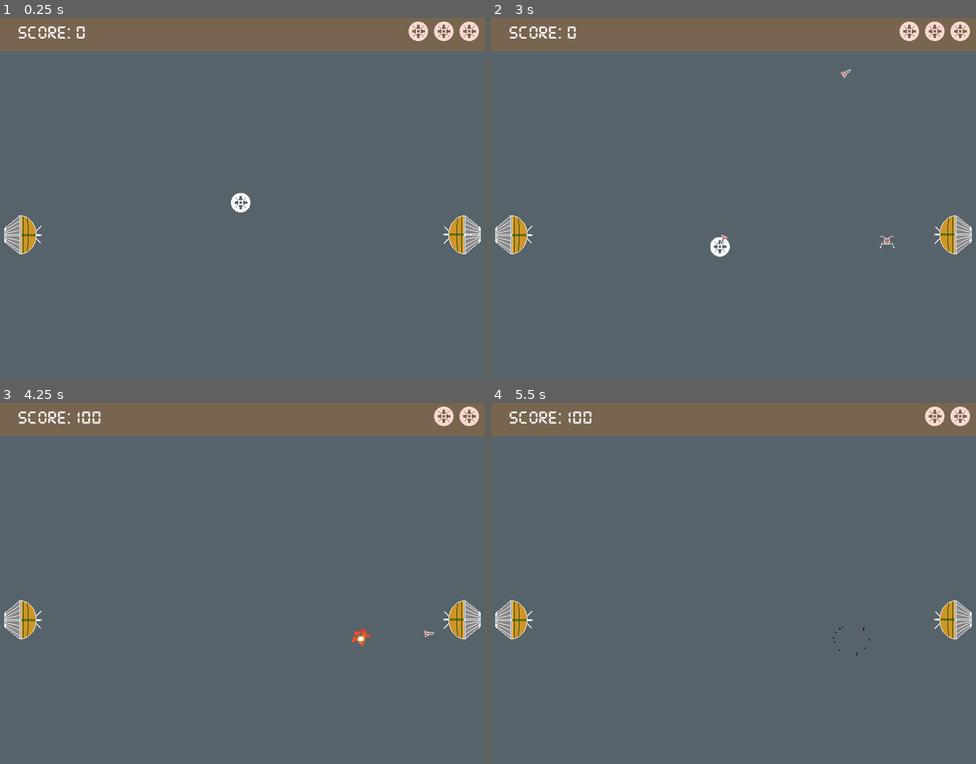
Above: before the commit, frames 1-4 (two rows, left to right).
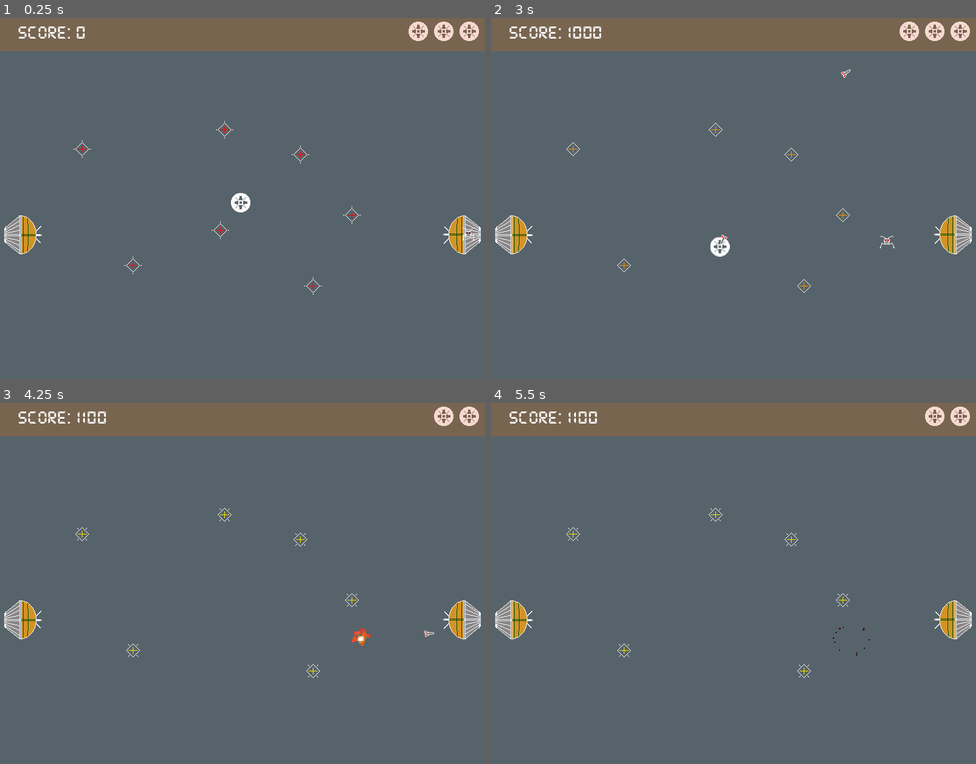
Above: after the commit, the same moments.

Repository: coderdojoathenry/Creators-2024
Game: Godot game, scene res://scenes/main.tscn
Two runs of this game, one before a commit and one after it. Both use one fixed random seed, a clock stepped at 60 frames per second and the inputs below.
Inputs (mouse positions are in pixels of both pictures, inside the frame that each line leads up to):
- Up to frame 1 (0.25 s): no input
- Up to frame 2 (3 s): tap Enter at 0.5 s; move the mouse to (840, 180) at 0.52 s; tap Space (Shoot) every 0.75 s from 0.6 to 2.85 s; move the mouse to (636, 216) at 1.27 s; move the mouse to (782, 119) at 2.02 s; move the mouse to (709, 270) at 2.77 s
- Up to frame 3 (4.25 s): move the mouse to (388, 637) at 3.52 s; tap Space (Shoot) at 3.6 s
- Up to frame 4 (5.5 s): move the mouse to (588, 529) at 4.27 s; tap Space (Shoot) at 4.35, 5.1 s; move the mouse to (757, 583) at 5.02 s

The runs differ from the first frame. In frame 1, 0.1% of the frame differs, in the area x 15-98%, y 28-77%; in frame 2, 0.2%, in the area x 15-74%, y 2-77%; in frame 3, 0.2%; in frame 4, 0.2%.

Commit message:
More updates

Diff:
--- /dev/null
+++ b/Crystal Quest/crystal-quest/scenes/level0.tscn
@@ -0,0 +1,37 @@
+[gd_scene load_steps=7 format=3 uid="uid://dvdmnc01eblcw"]
+
+[ext_resource type="Script" path="res://scripts/level.gd" id="1_kma0i"]
+[ext_resource type="PackedScene" uid="uid://dn13wcp7ixpi5" path="res://scenes/crystal.tscn" id="2_kqqbg"]
+[ext_resource type="PackedScene" uid="uid://b6s6w51k8i7xf" path="res://scenes/enemy_spawner.tscn" id="2_qjpt5"]
+[ext_resource type="PackedScene" uid="uid://yqqh8la3a4uo" path="res://scenes/enemy_0.tscn" id="3_06lro"]
+[ext_resource type="PackedScene" uid="uid://0o7c4xfqflxj" path="res://scenes/enemy_1.tscn" id="4_m3lrv"]
+[ext_resource type="PackedScene" uid="uid://ddj08t3yxs0y6" path="res://scenes/enemy_2.tscn" id="5_pascg"]
+
+[node name="Level" type="Node2D"]
+script = ExtResource("1_kma0i")
+
+[node name="EnemySpawner" parent="." instance=ExtResource("2_qjpt5")]
+enemies = Array[PackedScene]([ExtResource("3_06lro"), ExtResource("4_m3lrv"), ExtResource("5_pascg")])
+
+[node name="Crystals" type="Node2D" parent="."]
+
+[node name="Crystal" parent="Crystals" instance=ExtResource("2_kqqbg")]
+position = Vector2(136, 221)
+
+[node name="Crystal2" parent="Crystals" instance=ExtResource("2_kqqbg")]
+position = Vector2(371, 189)
+
+[node name="Crystal3" parent="Crystals" instance=ExtResource("2_kqqbg")]
+position = Vector2(364, 355)
+
+[node name="Crystal4" parent="Crystals" instance=ExtResource("2_kqqbg")]
+position = Vector2(581, 330)
+
+[node name="Crystal5" parent="Crystals" instance=ExtResource("2_kqqbg")]
+position = Vector2(517, 447)
+
+[node name="Crystal6" parent="Crystals" instance=ExtResource("2_kqqbg")]
+position = Vector2(220, 413)
+
+[node name="Crystal7" parent="Crystals" instance=ExtResource("2_kqqbg")]
+position = Vector2(496, 230)
--- a/Crystal Quest/crystal-quest/scenes/main.tscn
+++ b/Crystal Quest/crystal-quest/scenes/main.tscn
@@ -1,18 +1,16 @@
-[gd_scene load_steps=16 format=3 uid="uid://daj431lewf2ne"]
+[gd_scene load_steps=14 format=3 uid="uid://daj431lewf2ne"]
 
 [ext_resource type="Script" path="res://scripts/game_manager.gd" id="1_6go2g"]
 [ext_resource type="FontFile" uid="uid://yqk0bun3i5ev" path="res://Fonts/ds_digital/DS-DIGIB.TTF" id="1_emw55"]
-[ext_resource type="PackedScene" uid="uid://n13glkf6hrkj" path="res://scenes/explosion_effect_2.tscn" id="2_ejfd4"]
+[ext_resource type="PackedScene" path="res://scenes/explosion_effect_2.tscn" id="2_ejfd4"]
 [ext_resource type="Script" path="res://scripts/mouse_hider.gd" id="3_2qat4"]
 [ext_resource type="PackedScene" uid="uid://bmffrg4pn40r4" path="res://scenes/ship.tscn" id="3_bj7hq"]
-[ext_resource type="PackedScene" uid="uid://yqqh8la3a4uo" path="res://scenes/enemy_0.tscn" id="4_ls1u0"]
 [ext_resource type="AudioStream" uid="uid://bl0ba64b81u5e" path="res://audio/explosion-6-340463.mp3" id="5_8kpdn"]
-[ext_resource type="PackedScene" uid="uid://0o7c4xfqflxj" path="res://scenes/enemy_1.tscn" id="5_kaim1"]
-[ext_resource type="PackedScene" uid="uid://b6s6w51k8i7xf" path="res://scenes/enemy_spawner.tscn" id="5_n5k65"]
+[ext_resource type="AudioStream" uid="uid://cechx1y6tqk8e" path="res://audio/coin-collect-retro-8-bit-sound-effect-145251.mp3" id="6_rto0x"]
 [ext_resource type="Script" path="res://scenes/spawn_layer.gd" id="7_1mpyu"]
-[ext_resource type="PackedScene" uid="uid://ddj08t3yxs0y6" path="res://scenes/enemy_2.tscn" id="7_68di7"]
 [ext_resource type="Texture2D" uid="uid://cgaemfwu7ygfw" path="res://textures/ship.png" id="10_1oh8u"]
-[ext_resource type="PackedScene" uid="uid://dgplcyhfwdbsp" path="res://scenes/base.tscn" id="13_3m1ym"]
+[ext_resource type="PackedScene" uid="uid://dvdmnc01eblcw" path="res://scenes/level0.tscn" id="10_rhqli"]
+[ext_resource type="PackedScene" path="res://scenes/base.tscn" id="13_3m1ym"]
 
 [sub_resource type="RectangleShape2D" id="RectangleShape2D_1kds1"]
 size = Vector2(800, 10)
@@ -132,6 +130,9 @@
 [node name="DestroySound" type="AudioStreamPlayer2D" parent="GameManager"]
 stream = ExtResource("5_8kpdn")
 
+[node name="CollectSound" type="AudioStreamPlayer2D" parent="GameManager"]
+stream = ExtResource("6_rto0x")
+
 [node name="MouseHider" type="Node2D" parent="."]
 script = ExtResource("3_2qat4")
 
@@ -174,14 +175,12 @@
 unique_name_in_owner = true
 script = ExtResource("7_1mpyu")
 
-[node name="EnemySpawner" parent="." node_paths=PackedStringArray("spawn_points") instance=ExtResource("5_n5k65")]
-spawn_points = [NodePath("../Base_left"), NodePath("../Base_right")]
-enemies = Array[PackedScene]([ExtResource("4_ls1u0"), ExtResource("5_kaim1"), ExtResource("7_68di7")])
-
 [node name="Base_left" parent="." instance=ExtResource("13_3m1ym")]
 
 [node name="Base_right" parent="." instance=ExtResource("13_3m1ym")]
 position = Vector2(761, 362)
 rotation = 3.14159
 
+[node name="Level" parent="." instance=ExtResource("10_rhqli")]
+
 [connection signal="timeout" from="GameManager/RespawnTimer" to="GameManager" method="_on_respawn_timer_timeout"]
--- a/Crystal Quest/crystal-quest/scripts/crystal.gd
+++ b/Crystal Quest/crystal-quest/scripts/crystal.gd
@@ -9,5 +9,5 @@
 	pass
 
 func _on_body_entered(body : Node2D) -> void:
-	GlobalObjects.GameManager.increase_score(1000)
+	GlobalObjects.GameManager.collect(1000)
 	queue_free()
--- a/Crystal Quest/crystal-quest/scripts/enemy_spawner.gd
+++ b/Crystal Quest/crystal-quest/scripts/enemy_spawner.gd
@@ -1,16 +1,18 @@
 extends Node2D
 
-@export var spawn_points : Array[Node2D]
 @export var enemies : Array[PackedScene]
 @export var max_enemies : int = 4
 @export var min_time : float = 2
 @export var max_time : float = 10
 
 var next_spawn_time : float
+var spawn_points : Array[Node2D]
 
 # Called when the node enters the scene tree for the first time.
 func _ready() -> void:
 	GlobalObjects.reset_play_area.connect(on_reset_play_area)
+	spawn_points.append(GlobalObjects.BaseLeft)
+	spawn_points.append(GlobalObjects.BaseRight)
 
 func on_reset_play_area() -> void:
 	for child in get_children():
--- a/Crystal Quest/crystal-quest/scripts/game_manager.gd
+++ b/Crystal Quest/crystal-quest/scripts/game_manager.gd
@@ -11,6 +11,9 @@
 @onready var spawn_layer: Node2D = %SpawnLayer
 @onready var respawn_timer: Timer = $RespawnTimer
 @onready var destroy_sound: AudioStreamPlayer2D = $DestroySound
+@onready var collect_sound: AudioStreamPlayer2D = $CollectSound
+@onready var base_left : Node2D = $"../Base_left"
+@onready var base_right : Node2D = $"../Base_right"
 
 var ship_initial_position : Vector2
 var explosion_instance : Node2D
@@ -21,6 +24,10 @@
 func _ready() -> void:
 	GlobalObjects.GameManager = self
 	GlobalObjects.SpawnLayer = spawn_layer
+	GlobalObjects.BaseLeft = base_left
+	GlobalObjects.BaseRight = base_right
+
+	GlobalObjects.crystals_cleared.connect(_on_level_cleared)
 
 	if (ship):
 		ship_initial_position = ship.global_position
@@ -56,6 +63,10 @@
 func increase_score(amount : int) -> void:
 	score = score + amount
 
+func collect(amount : int) -> void:
+	increase_score(amount)
+	collect_sound.play()
+
 func increase_lives() -> void:
 	if (lives < max_lives):
 		lives += 1
@@ -68,3 +79,6 @@
 		ship_destroyed = false
 	else:
 		game_over_label.show()
+
+func _on_level_cleared() -> void:
+	print_debug("Level cleared")
--- a/Crystal Quest/crystal-quest/scripts/global_objects.gd
+++ b/Crystal Quest/crystal-quest/scripts/global_objects.gd
@@ -3,4 +3,8 @@
 var GameManager : GameManager
 var SpawnLayer : Node2D
 
+var BaseLeft : Node2D
+var BaseRight : Node2D
+
 signal reset_play_area
+signal crystals_cleared
--- /dev/null
+++ b/Crystal Quest/crystal-quest/scripts/level.gd
@@ -0,0 +1,16 @@
+extends Node2D
+
+var level_cleared : bool = false
+@onready var crystals = $Crystals
+
+
+# Called when the node enters the scene tree for the first time.
+func _ready():
+	pass # Replace with function body.
+
+
+# Called every frame. 'delta' is the elapsed time since the previous frame.
+func _process(delta):
+	if (crystals.get_child_count() == 0 && level_cleared == false):
+		level_cleared = true
+		GlobalObjects.crystals_cleared.emit()
--- a/Crystal Quest/crystal-quest/scripts/ship.gd
+++ b/Crystal Quest/crystal-quest/scripts/ship.gd
@@ -11,7 +11,7 @@
 @onready var destroy_sound: AudioStreamPlayer2D = $DestroySound
 
 var missile_countdown : float = 0
-var last_non_zero_dir : Vector2
+var last_non_zero_dir : Vector2 = Vector2.RIGHT
 
 func _process(delta: float) -> void:
 	missile_countdown -= delta
@@ -21,7 +21,7 @@
 
 		new_missile.direction = velocity.normalized()
 		if (new_missile.direction == Vector2.ZERO):
-			new_missile.direction = Vector2.RIGHT
+			new_missile.direction = last_non_zero_dir
 
 		new_missile.position = position + \
 							   new_missile.direction * MISSILE_OFFSET
@@ -37,6 +37,7 @@
 
 	if (distance > DEADZONE):
 		velocity = ship_to_mouse * speed_by_distance
+		last_non_zero_dir = velocity.normalized()
 	else:
 		velocity = Vector2.ZERO
 
Not shown, added: Crystal Quest/crystal-quest/audio/coin-collect-retro-8-bit-sound-effect-145251.mp3.import
Not shown, added: Crystal Quest/crystal-quest/audio/coin-collect-retro-8-bit-sound-effect-145251.mp3
